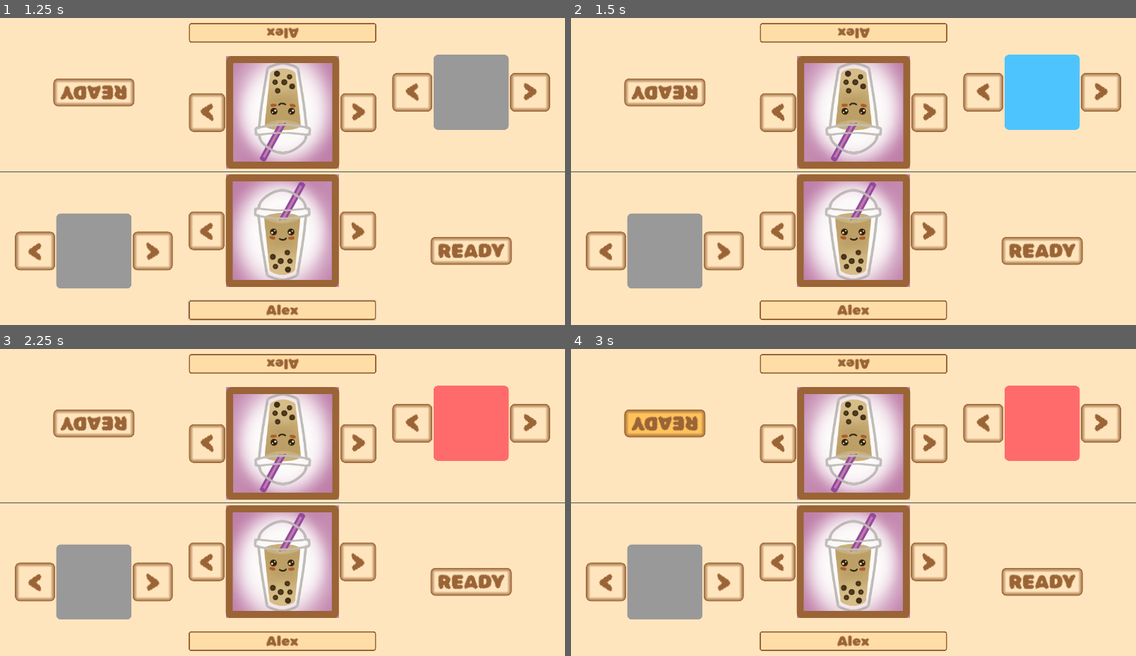
Above: before the commit, frames 1-4 (two rows, left to right).
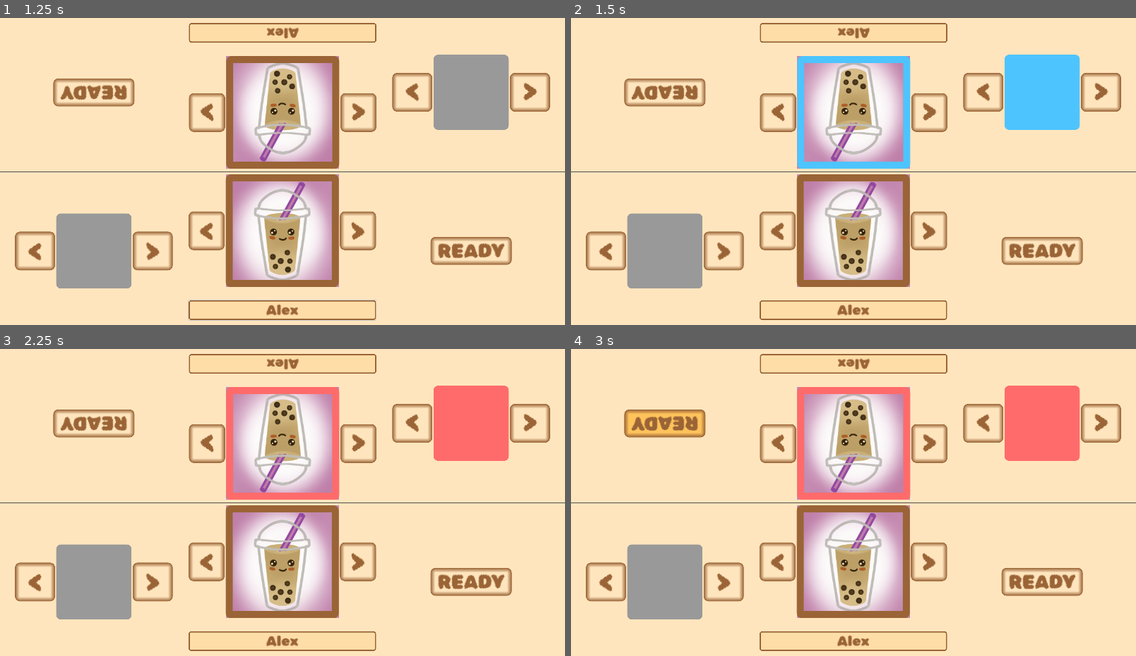
Above: after the commit, the same moments.

Repository: ElQDuck/guinea-piggies
Game: Godot game, scene res://scenes/profile_setup.tscn
Two runs of this game, one before a commit and one after it. Both use one fixed random seed, a clock stepped at 60 frames per second and the inputs below. This scene is started directly instead of the project's main scene.
Inputs (mouse positions are in pixels of both pictures, inside the frame that each line leads up to):
- Up to frame 1 (1.25 s): click (282, 33) at 0.52 s; type "Alex" at 0.6 s; click (282, 309) at 0.75 s; type "Alex" at 0.83 s
- Up to frame 2 (1.5 s): click "<" at 1.25 s
- Up to frame 3 (2.25 s): click ">" at 2 s
- Up to frame 4 (3 s): click "READY" at 2.75 s

Frame 1 is identical in both runs. In frame 2, 1.8% of the frame differs, in the area x 40-61%, y 12-50%; in frame 3, 1.8%; in frame 4, 1.8%.

Commit message:
feat: funny stuff

Diff:
--- a/scenes/profile_setup_player.tscn
+++ b/scenes/profile_setup_player.tscn
@@ -31,7 +31,7 @@
 corner_radius_bottom_right = 16
 corner_radius_bottom_left = 16
 
-[node name="ProfileSetupPlayer" type="Control" node_paths=PackedStringArray("color_preview", "color_button_left", "color_button_right", "avatar_image", "avatar_button_left", "avatar_button_right", "input_player_name", "ready_button")]
+[node name="ProfileSetupPlayer" type="Control" node_paths=PackedStringArray("color_preview", "color_button_left", "color_button_right", "avatar_image", "avatar_border", "avatar_button_left", "avatar_button_right", "input_player_name", "ready_button")]
 layout_mode = 3
 anchors_preset = 10
 anchor_right = 1.0
@@ -43,6 +43,7 @@
 color_button_left = NodePath("Panel/HBoxContainer/ColorSelector/HBoxContainerColor/LeftButton")
 color_button_right = NodePath("Panel/HBoxContainer/ColorSelector/HBoxContainerColor/RightButton")
 avatar_image = NodePath("Panel/HBoxContainer/Profile/VBoxContainer/HBoxContainer/Panel/SelectedAvatar")
+avatar_border = NodePath("Panel/HBoxContainer/Profile/VBoxContainer/HBoxContainer/Panel/AvatarBorder")
 avatar_button_left = NodePath("Panel/HBoxContainer/Profile/VBoxContainer/HBoxContainer/LeftButton")
 avatar_button_right = NodePath("Panel/HBoxContainer/Profile/VBoxContainer/HBoxContainer/RightButton")
 input_player_name = NodePath("Panel/HBoxContainer/Profile/VBoxContainer/LineEdit")
--- a/scripts/profile_setup_player.gd
+++ b/scripts/profile_setup_player.gd
@@ -4,6 +4,7 @@
 @export var color_button_left: Button
 @export var color_button_right: Button
 @export var avatar_image: TextureRect
+@export var avatar_border: Panel
 @export var avatar_button_left: Button
 @export var avatar_button_right: Button
 @export var input_player_name: LineEdit
@@ -56,7 +57,8 @@
 		selected_color_index = color_combinations.size() - 1
 	else:
 		selected_color_index -= 1
-	_change_panel_bg_color(color_preview, color_combinations[selected_color_index]["primary"])
+	_change_panel_bg_color(color_combinations[selected_color_index]["primary"])
+	_change_avatar_border_color(color_combinations[selected_color_index]["primary"])
 
 
 func _on_color_button_right_pressed():
@@ -64,13 +66,20 @@
 		selected_color_index = 0
 	else:
 		selected_color_index += 1
-	_change_panel_bg_color(color_preview, color_combinations[selected_color_index]["primary"])
+	_change_panel_bg_color(color_combinations[selected_color_index]["primary"])
+	_change_avatar_border_color(color_combinations[selected_color_index]["primary"])
 
 
-func _change_panel_bg_color(panelObject: Panel, color: Color):
-	var colorPreviewStyleBox: StyleBoxFlat = panelObject.get_theme_stylebox("panel").duplicate()
+func _change_avatar_border_color(color: Color):
+	var avatarBorderStyleBox: StyleBoxFlat = avatar_border.get_theme_stylebox("panel").duplicate()
+	avatarBorderStyleBox.set("border_color", color)
+	avatar_border.add_theme_stylebox_override("panel", avatarBorderStyleBox)
+
+
+func _change_panel_bg_color(color: Color):
+	var colorPreviewStyleBox: StyleBoxFlat = color_preview.get_theme_stylebox("panel").duplicate()
 	colorPreviewStyleBox.set("bg_color", color)
-	panelObject.add_theme_stylebox_override("panel", colorPreviewStyleBox)
+	color_preview.add_theme_stylebox_override("panel", colorPreviewStyleBox)
 
 
 func _on_avatar_button_left_pressed():
